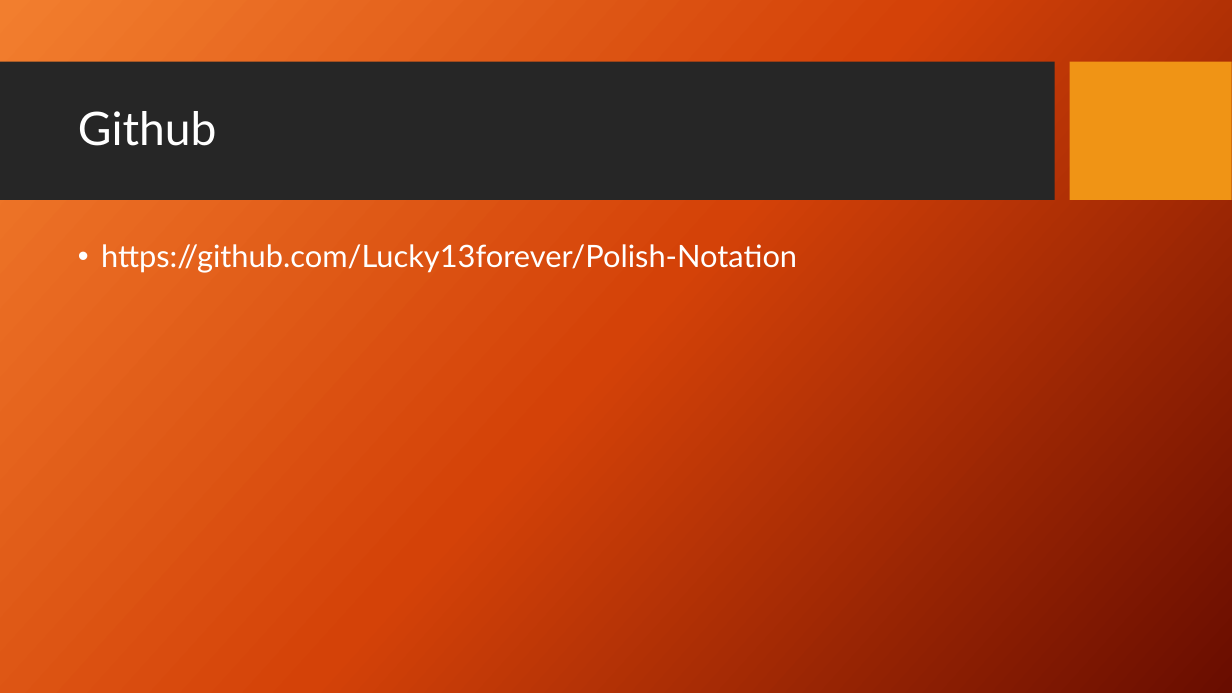
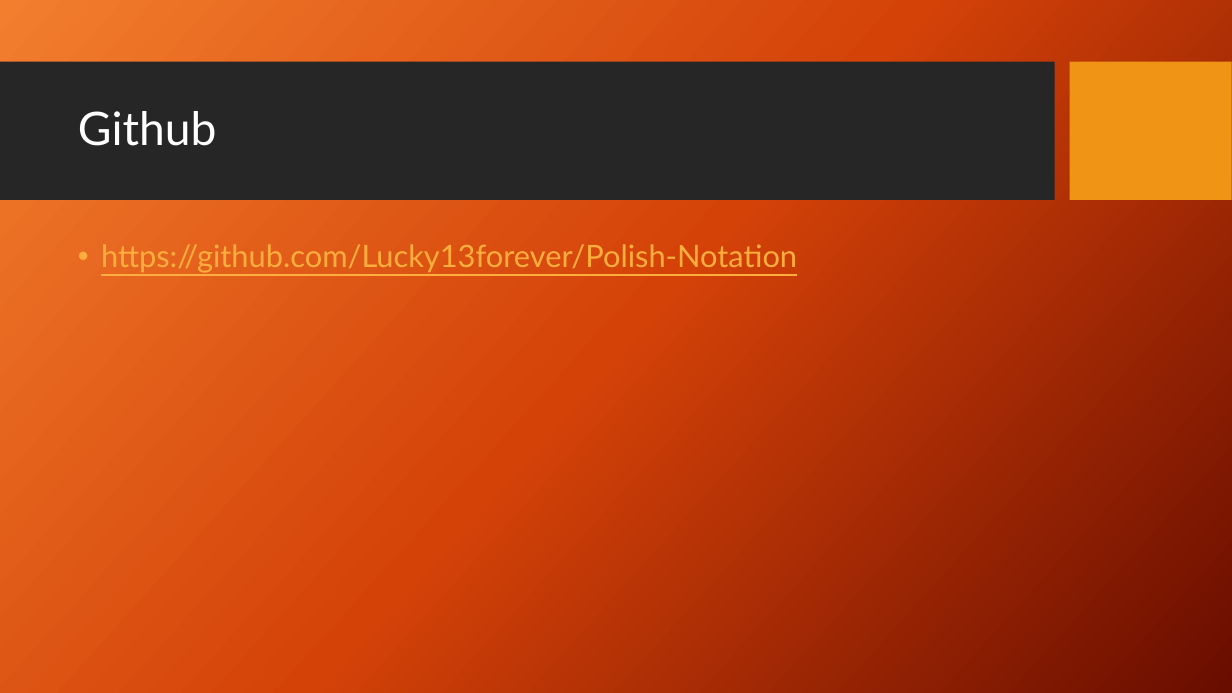
Before and after one commit to Lucky13forever/Polish-Notation, a slide deck: slide 6 of Polish Notation.pptx. Drawn at 1232x693 pixels with LibreOffice and Linux fonts; fonts in the diff are those of the drawing; background and template pictures are left out. Boxes give left, top, right and bottom in pixels: in the first picture for what was removed or moved away, otherwise in the second. Text is boxed around its words. In the diff, an @@ line names an element or a change of style, - is before the commit and + after.

```diff
--- a/Polish Notation.pptx
+++ b/Polish Notation.pptx
@@ text "https://github.com/Lucky13forever/Polish-Notation" at [101,244,797,273]: text colour #FFFFFF to #FFAE3E, underline on @@
```
